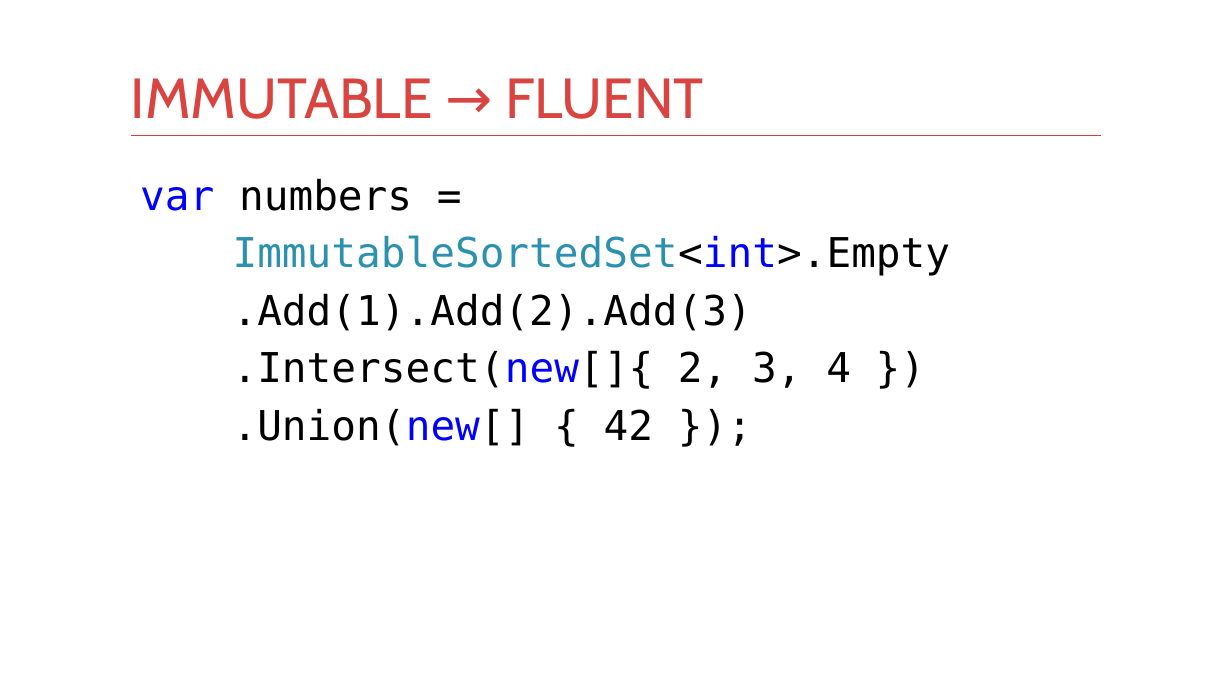
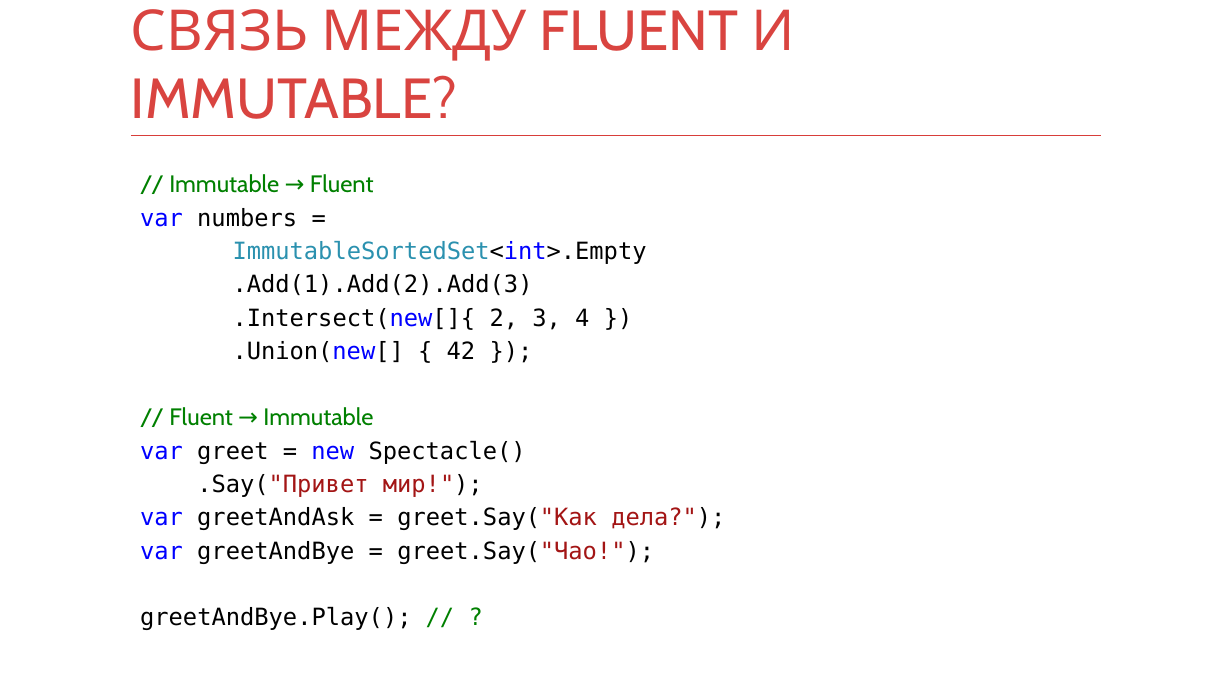
Before and after one commit to kontur-courses/fluent-api, a slide deck: slide 6 of fluent-api.pptx (slide 21 before the commit). Drawn at 1232x693 pixels with LibreOffice and Linux fonts; fonts in the diff are those of the drawing. Boxes give left, top, right and bottom in pixels: in the first picture for what was removed or moved away, otherwise in the second. Text is boxed around its words. In the diff, an @@ line names an element or a change of style, - is before the commit and + after.

```diff
--- a/fluent-api.pptx
+++ b/fluent-api.pptx
@@ title at (x1=131, y1=9, x2=795, y2=119): text changed @@
-IMMUTABLE → FLUENT
+СВЯЗЬ МЕЖДУ FLUENT И IMMUTABLE?
@@ text at (x1=169, y1=174, x2=374, y2=193): paragraph added @@
+// Immutable → Fluent
@@ text at (x1=140, y1=208, x2=647, y2=362): size 32 to 18.5 pt in "var numbers =", "ImmutableSortedSet<int>.Empty", ".Add(1).Add(2).Add(3)", ".Intersect(new[]{ 2, 3, 4 })" and 1 more places; less space between paragraphs @@
@@ text at (x1=140, y1=407, x2=725, y2=630): paragraphs added @@
+// Fluent → Immutable
+var greet = new Spectacle()
+.Say("Привет мир!");
+var greetAndAsk = greet.Say("Как дела?");
+var greetAndBye = greet.Say("Чао!");
+greetAndBye.Play(); // ?
```
Also in this commit, not shown: 8 other slides changed, 5 slides added, 18 slides removed, 1 other file.
